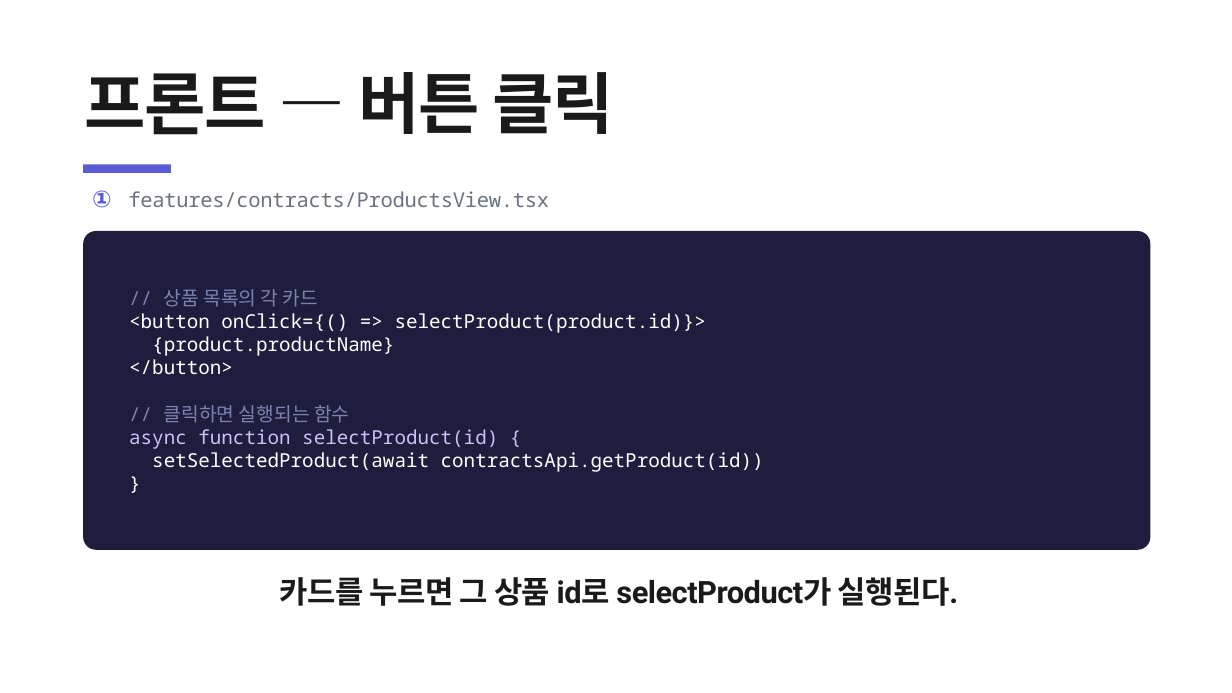
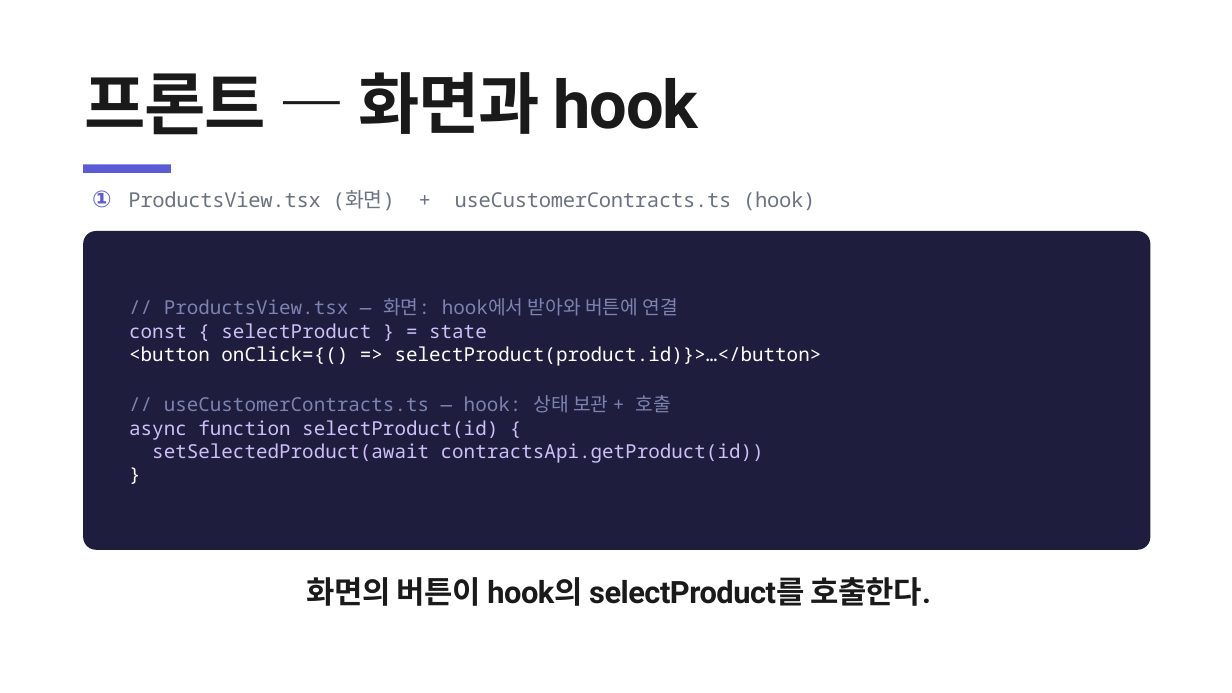
Before and after one commit to heyoonyoon/distributed-programming, a slide deck: slide 20 of docs/presentation/보험발표-figma.pptx. Drawn at 1232x693 pixels with LibreOffice and Linux fonts; fonts in the diff are those of the drawing. Boxes give left, top, right and bottom in pixels: in the first picture for what was removed or moved away, otherwise in the second. Text is boxed around its words. In the diff, an @@ line names an element or a change of style, - is before the commit and + after.

```diff
--- a/docs/presentation/보험발표-figma.pptx
+++ b/docs/presentation/보험발표-figma.pptx
@@ text at [85, 72, 699, 135]: text changed @@
-프론트 — 버튼 클릭
+프론트 — 화면과 hook
@@ text at [92, 190, 815, 210]: text changed @@
-① features/contracts/ProductsView.tsx
+① ProductsView.tsx (화면) + useCustomerContracts.ts (hook)
@@ text at [129, 298, 822, 413]: text changed; text colour #FFFFFF to #7C83B0 @@
-// 상품 목록의 각 카드
-<button onClick={() => selectProduct(product.id)}>
-{product.productName}
-</button>
-// 클릭하면 실행되는 함수
+// ProductsView.tsx — 화면: hook에서 받아와 버튼에 연결
+const { selectProduct } = state
+<button onClick={() => selectProduct(product.id)}>…</button>
+// useCustomerContracts.ts — hook: 상태 보관 + 호출
@@ text at [152, 443, 764, 463]: text colour #FFFFFF to #CDBFF7 in "setSelectedProduct(await contractsApi.getProduct(id))" @@
@@ text at [307, 577, 931, 606]: text changed @@
-카드를 누르면 그 상품 id로 selectProduct가 실행된다.
+화면의 버튼이 hook의 selectProduct를 호출한다.
```
Also in this commit, not shown: 1 other file.
